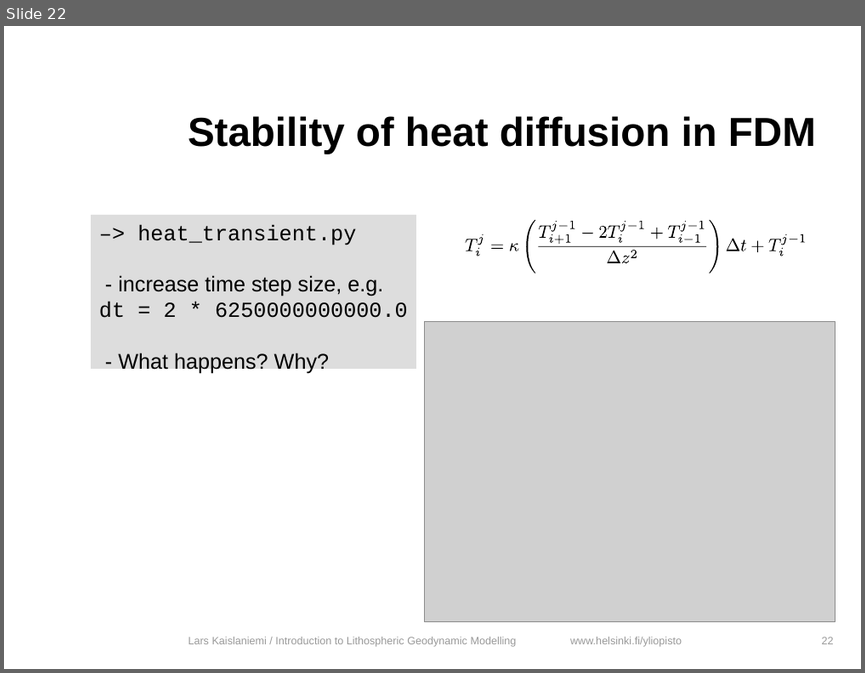
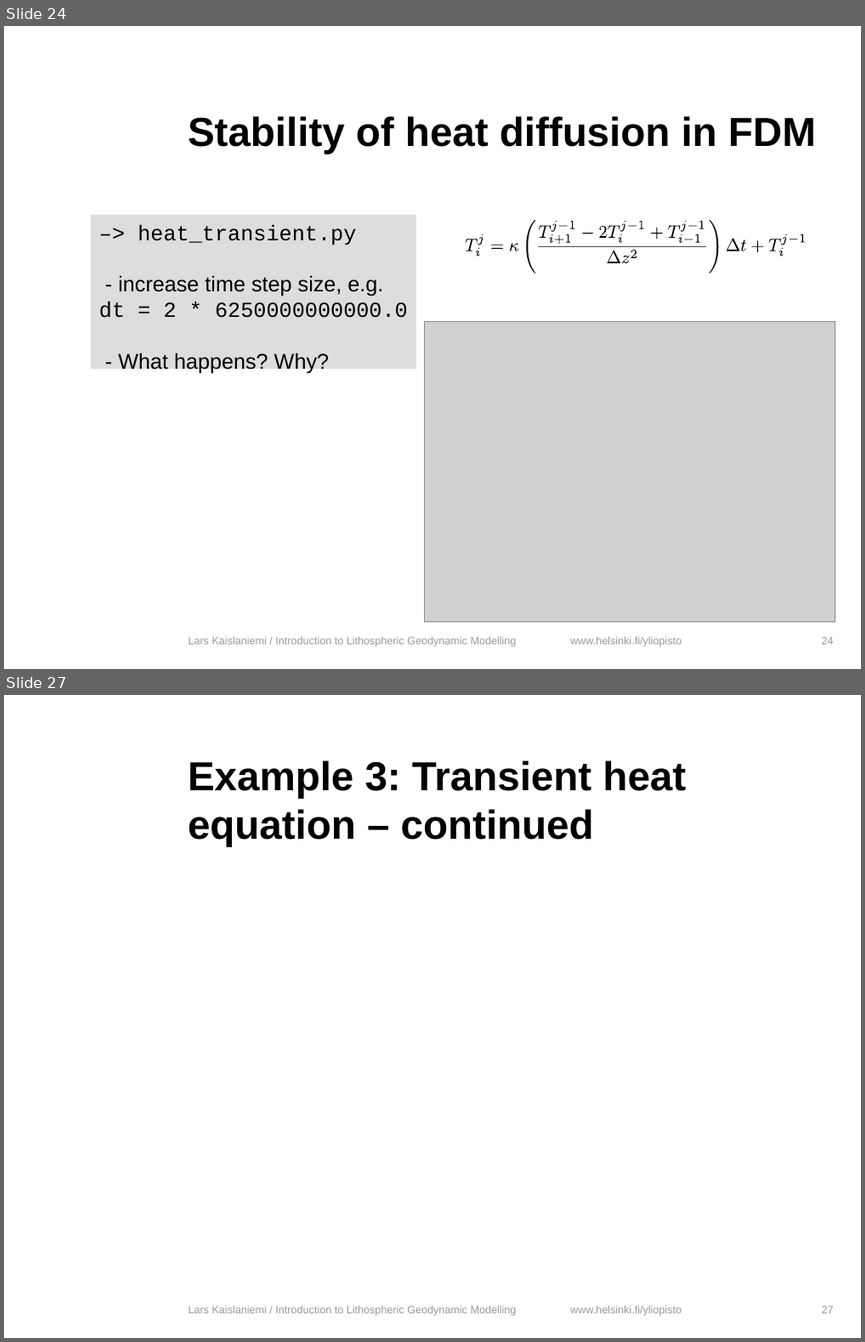
Before and after one commit to HUGG/NGWM2016-modelling-course, a slide deck: Lessons/05-Finite-differences/finite_differences.odp. Shown one above the other, each under a label of ours: slide 22 before the commit, slides 24 and 27 after it; the slides between them are not shown. The pictures are 865x673 and 865x1342 pixels, drawn with LibreOffice and Linux fonts; fonts in the diff are those of the drawing; grey boxes stand for pictures; background and template pictures are left out. Boxes give left, top, right and bottom in pixels: in the first picture for what was removed or moved away, otherwise in the second. Text is boxed around its words. In the diff, an @@ line names an element or a change of style, - is before the commit and + after.

```diff
--- a/Lessons/05-Finite-differences/finite_differences.odp
+++ b/Lessons/05-Finite-differences/finite_differences.odp
@@ slide 27 added at [4, 695, 861, 1338], background #FFFFFF; not listed: 1 template element that a slide beside it also shows @@
@@ title added at [188, 760, 686, 847], 34 pt, text #000000, bold @@
+Example 3: Transient heat equation – continued
@@ text added at [188, 1305, 517, 1315], 9 pt, text #999999 @@
+Lars Kaislaniemi / Introduction to Lithospheric Geodynamic Modelling
@@ page number added at [822, 1305, 834, 1313], 9 pt, text #999999 @@
+27
@@ what was slide 22 is now slide 24 @@
@@ page number at [822, 636, 834, 644]: text changed @@
-22
+24
```
Also in this commit, not shown: 13 slides changed, 3 other slides added, 9 other files.
